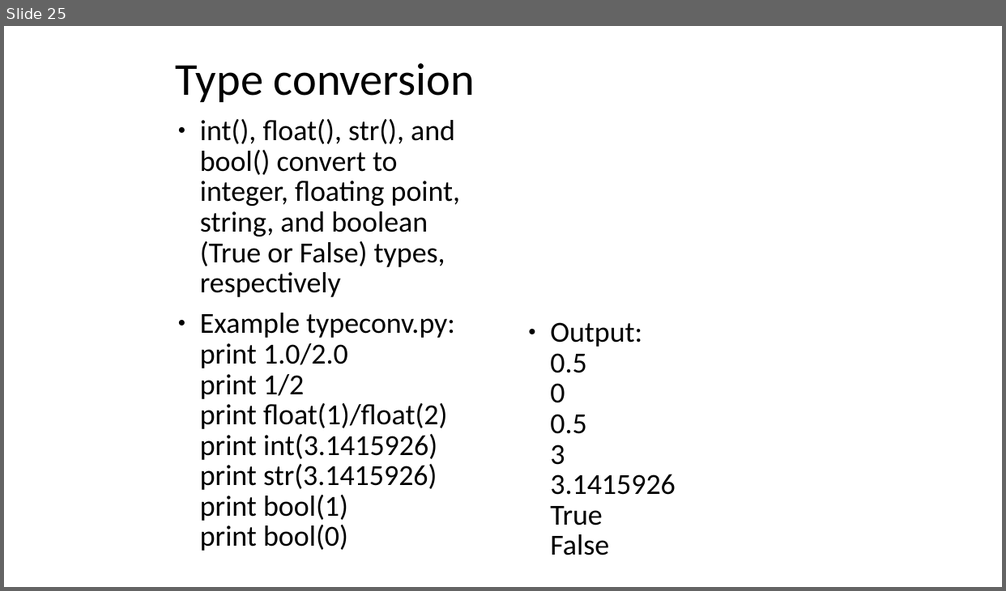
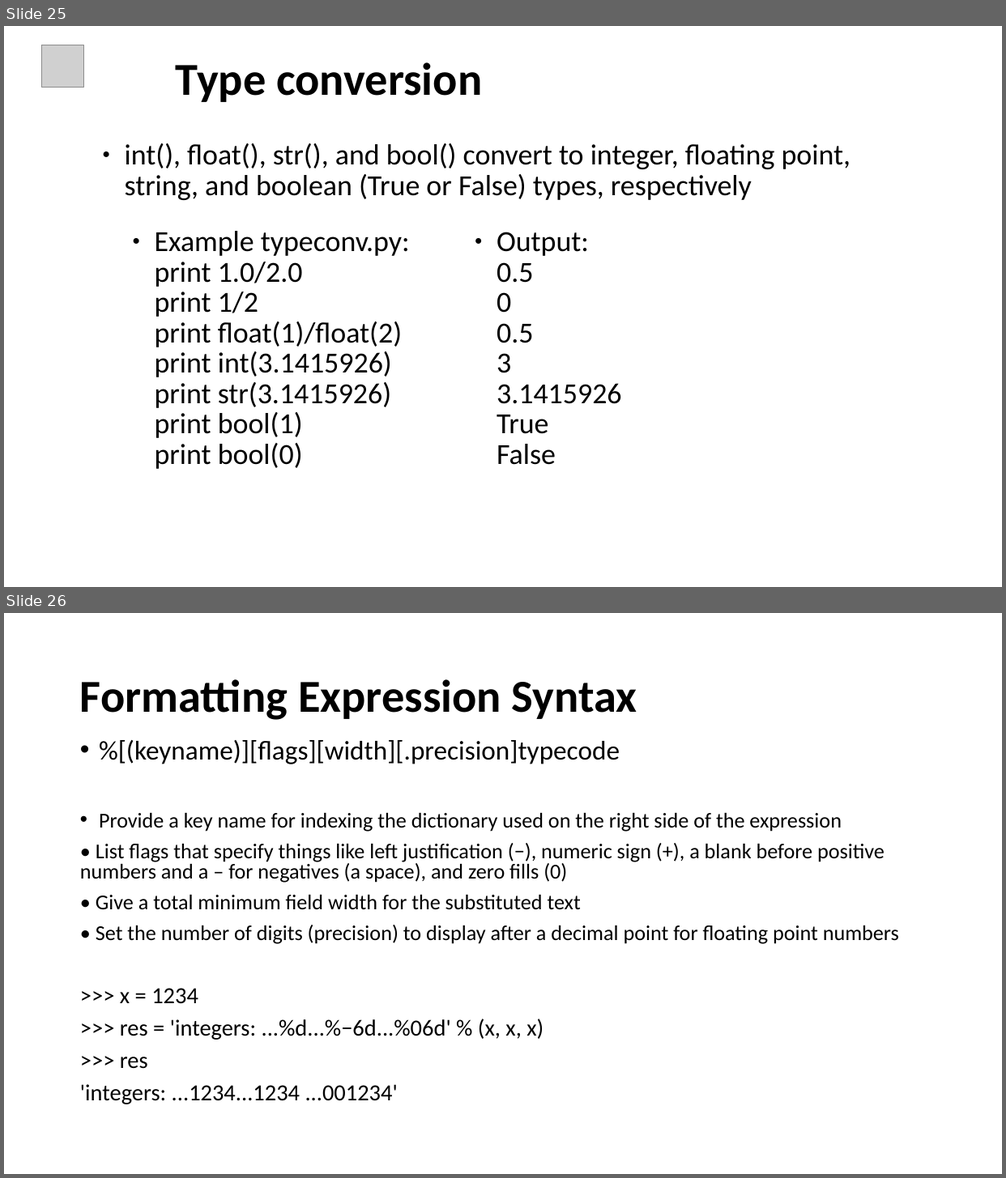
Before and after one commit to ankitagrawal579/Python, a slide deck: Python Ppt.pptx. Shown one above the other, each under a label of ours: slide 25 before the commit, slides 25 and 26 after it. The pictures are 1006x591 and 1006x1178 pixels, drawn with LibreOffice and Linux fonts; fonts in the diff are those of the drawing; grey boxes stand for pictures. Boxes give left, top, right and bottom in pixels: in the first picture for what was removed or moved away, otherwise in the second. Text is boxed around its words. In the diff, an @@ line names an element or a change of style, - is before the commit and + after.

```diff
--- a/Python Ppt.pptx
+++ b/Python Ppt.pptx
@@ slide 26 added at (x1=4, y1=613, x2=1002, y2=1174), background #FFFFFF @@
@@ title added at (x1=80, y1=679, x2=637, y2=720), 44 pt, text #000000, bold @@
+Formatting Expression Syntax
@@ text added at (x1=80, y1=740, x2=899, y2=1105), 20.4 pt, text #000000 @@
+• %[(keyname)][flags][width][.precision]typecode
+• Provide a key name for indexing the dictionary used on the right side of the expression
+• List flags that specify things like left justification (−), numeric sign (+), a blank before positive numbers and a – for negatives (a space), and zero fills (0)
+• Give a total minimum field width for the substituted text
+• Set the number of digits (precision) to display after a decimal point for floating point numbers
+>>> x = 1234
+>>> res = 'integers: ...%d...%−6d...%06d' % (x, x, x)
+>>> res
+'integers: ...1234...1234 ...001234'
@@ slide 25 changed as well @@
@@ picture added at (x1=41, y1=45, x2=83, y2=87) @@
@@ title "Type conversion" at (x1=176, y1=62, x2=482, y2=102): bold on @@
@@ text "int(), float(), str(), and bool() ..." moved from (x1=200, y1=119, x2=460, y2=551) to (x1=125, y1=143, x2=850, y2=200) @@
@@ text added at (x1=155, y1=231, x2=410, y2=469), 28 pt, text #000000 @@
+● Example typeconv.py:
+  print 1.0/2.0
+  print 1/2
+  print float(1)/float(2)
+  print int(3.1415926)
+  print str(3.1415926)
+  print bool(1)
+  print bool(0)
@@ text "Output: 0.5 0 0.5 3 ..." moved from (x1=550, y1=322, x2=675, y2=556) to (x1=496, y1=232, x2=622, y2=465) @@
@@ text at (x1=200, y1=313, x2=455, y2=551): paragraph removed @@
-● Example typeconv.py:
-  print 1.0/2.0
-  print 1/2
-  print float(1)/float(2)
-  print int(3.1415926)
-  print str(3.1415926)
-  print bool(1)
-  print bool(0)
```
Also in this commit, not shown: 23 other slides changed, 19 other slides added, 3 slides removed.
